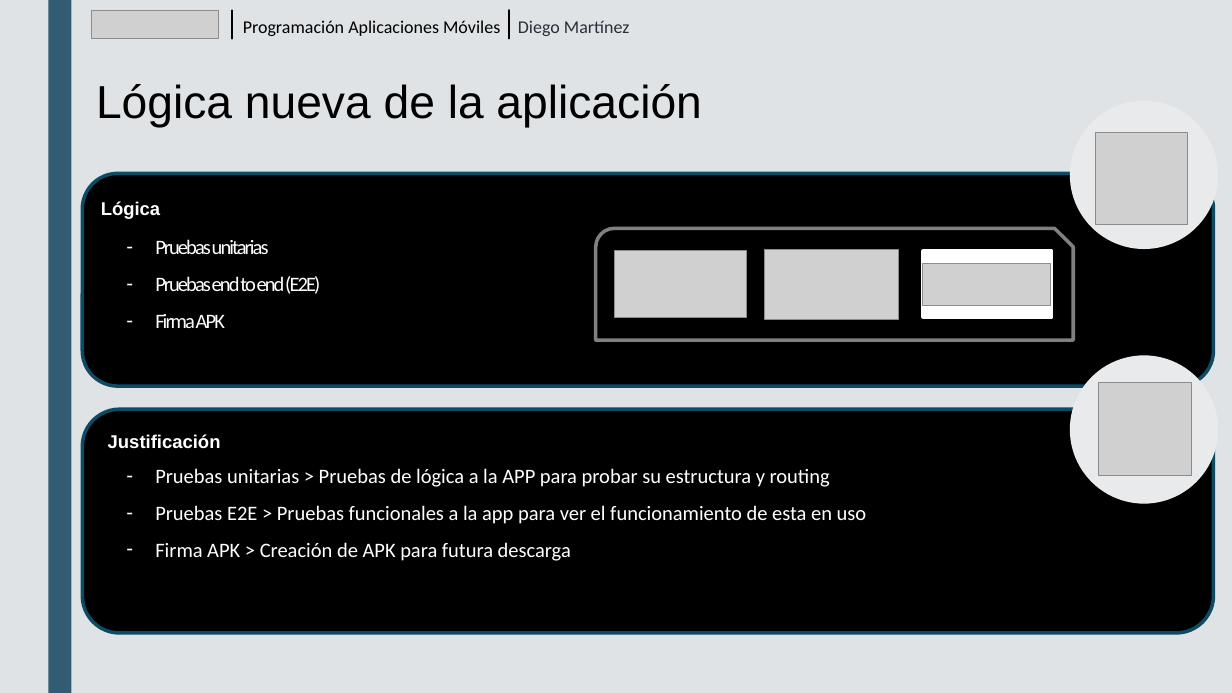
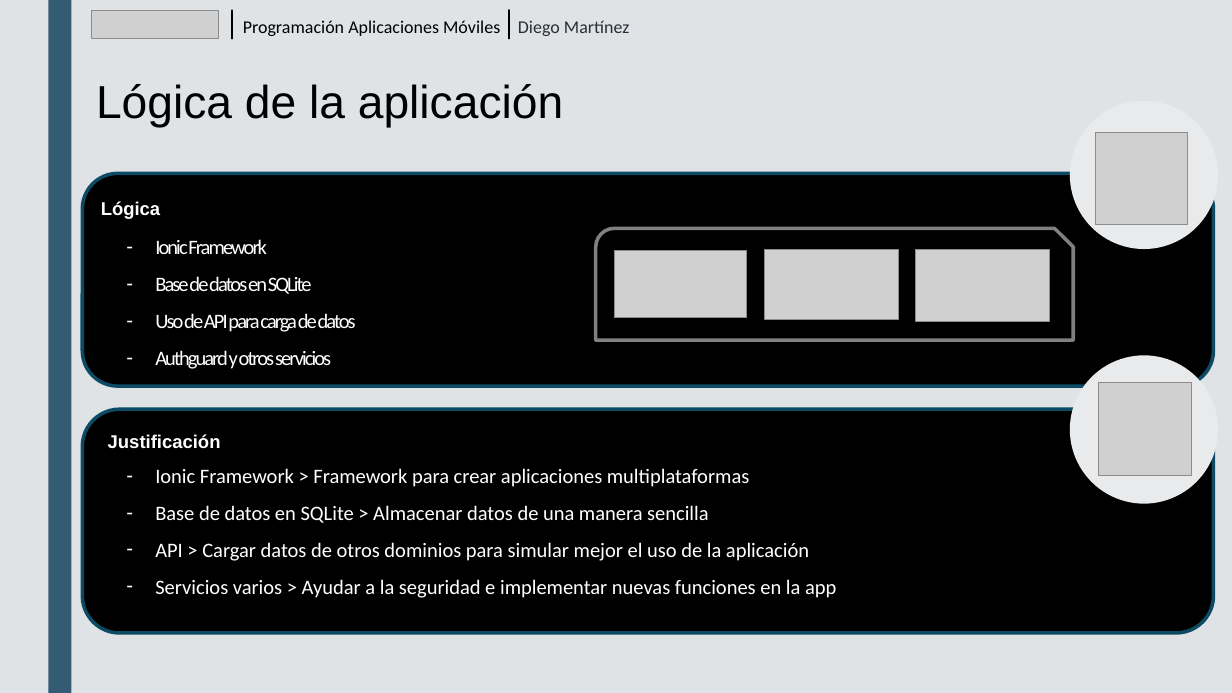
Before and after one commit to DiegoMartinez-duoc/PGY4221, a slide deck: slide 4 of Competitory.pptx (slide 3 before the commit). Drawn at 1232x693 pixels with LibreOffice and Linux fonts; fonts in the diff are those of the drawing; grey boxes stand for pictures. Boxes give left, top, right and bottom in pixels: in the first picture for what was removed or moved away, otherwise in the second. Text is boxed around its words. In the diff, an @@ line names an element or a change of style, - is before the commit and + after.

```diff
--- a/Competitory.pptx
+++ b/Competitory.pptx
@@ title at [96,84,563,128]: text changed @@
-Lógica nueva de la aplicación
+Lógica de la aplicación
@@ text at [155,239,356,369]: text changed @@
-– Pruebas unitarias
-– Pruebas end to end (E2E)
-– Firma APK
+– Ionic Framework
+– Base de datos en SQLite
+– Uso de API para carga de datos
+– Authguard y otros servicios
@@ picture: place and size @@
-picture at [922,263,1051,306]
+picture at [916,250,1050,321]
@@ rectangle removed at [923,251,1052,317] @@
@@ text at [155,468,836,598]: text changed @@
-– Pruebas unitarias > Pruebas de lógica a la APP para probar su estructura y routing
-– Pruebas E2E > Pruebas funcionales a la app para ver el funcionamiento de esta en uso
-– Firma APK > Creación de APK para futura descarga
+– Ionic Framework > Framework para crear aplicaciones multiplataformas
+– Base de datos en SQLite > Almacenar datos de una manera sencilla
+– API > Cargar datos de otros dominios para simular mejor el uso de la aplicación
+– Servicios varios > Ayudar a la seguridad e implementar nuevas funciones en la app
```
Also in this commit, not shown: 3 other slides changed, 2 slides added, 1 slide removed, 6 other files.
